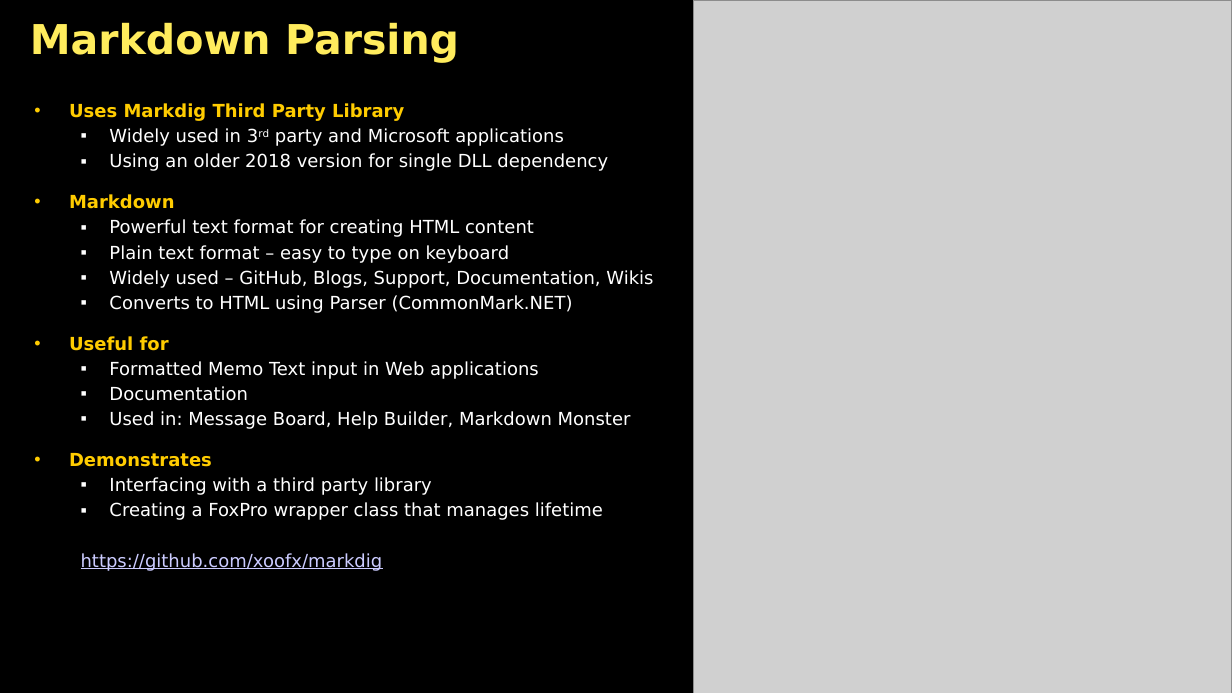
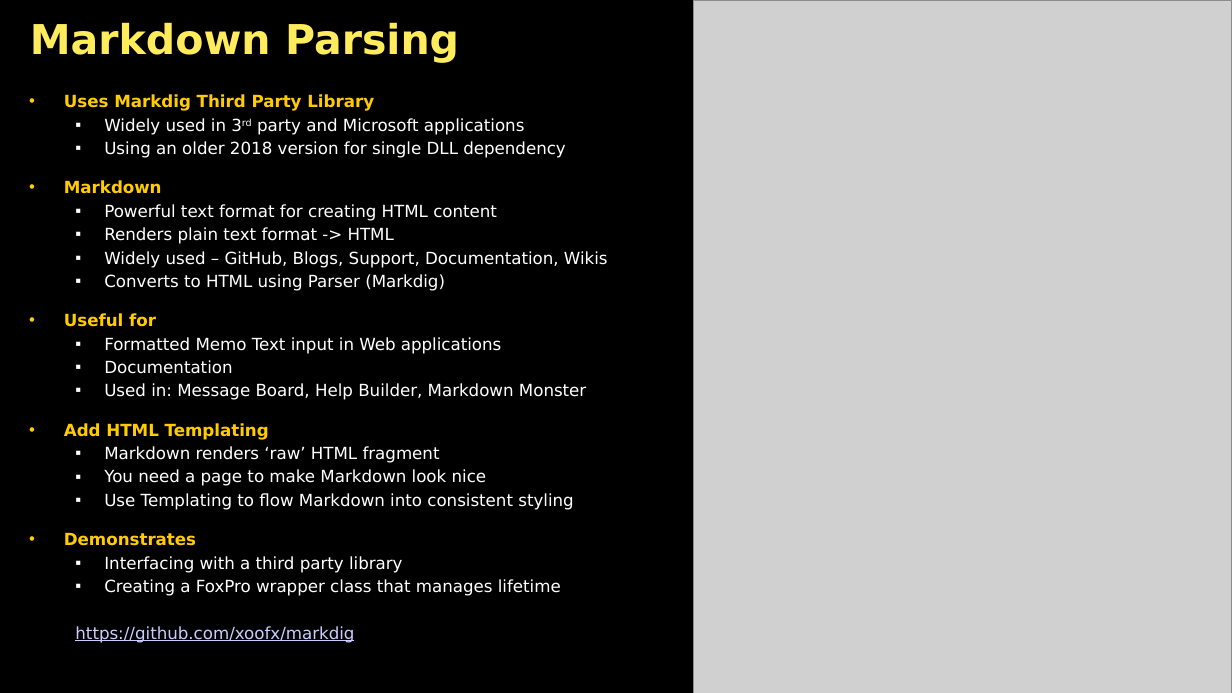
Before and after one commit to RickStrahl/swfox2024-wwdotnetbridge-revisited, a slide deck: slide 8 of Documents/Strahl-swFox2024-wwDotnetBridge-Revisited.pptx. Drawn at 1232x693 pixels with LibreOffice and Linux fonts; fonts in the diff are those of the drawing; grey boxes stand for pictures; background and template pictures are left out. Boxes give left, top, right and bottom in pixels: in the first picture for what was removed or moved away, otherwise in the second. Text is boxed around its words. In the diff, an @@ line names an element or a change of style, - is before the commit and + after.

```diff
--- a/Documents/Strahl-swFox2024-wwDotnetBridge-Revisited.pptx
+++ b/Documents/Strahl-swFox2024-wwDotnetBridge-Revisited.pptx
@@ text "Uses Markdig Third Party Library": place and size @@
-text "Uses Markdig Third Party Library" at [69,103,653,571]
+text "Uses Markdig Third Party Library" at [64,94,608,596]
@@ text at [64,94,608,596]: size 14 to 13 pt in "Uses Markdig Third Party Library", "Widely used in 3rd party and Microsoft ...", "Using an older 2018 version for single ...", "Markdown" and 10 more places @@
@@ text at [104,227,394,244]: text changed; size 14 to 13 pt @@
-  ▪ Plain text format – easy to type on keyboard
+  ▪ Renders plain text format -> HTML
@@ text at [104,274,445,291]: text changed; size 14 to 13 pt @@
-  ▪ Converts to HTML using Parser (CommonMark.NET)
+  ▪ Converts to HTML using Parser (Markdig)
@@ text at [64,423,573,510]: paragraphs added @@
+• Add HTML Templating
+  ▪ Markdown renders ‘raw’ HTML fragment
+  ▪ You need a page to make Markdown look nice
+  ▪ Use Templating to flow Markdown into consistent styling
```
Also in this commit, not shown: 5 other slides changed, 2 slides added, 15 other files.
